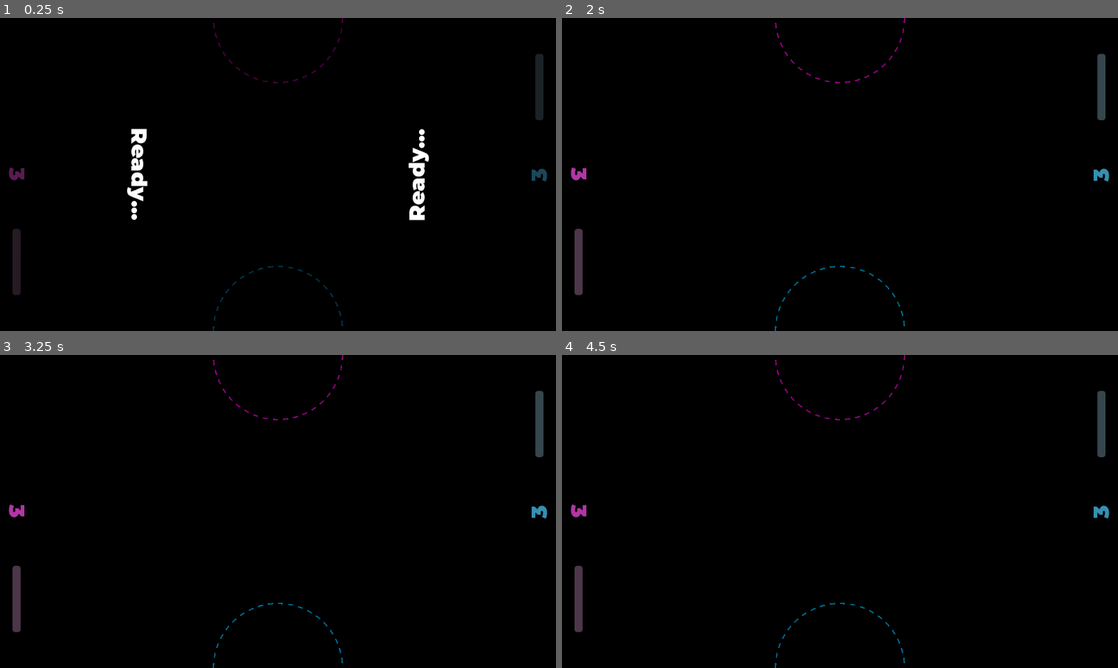
Above: before the commit, frames 1-4 (two rows, left to right).
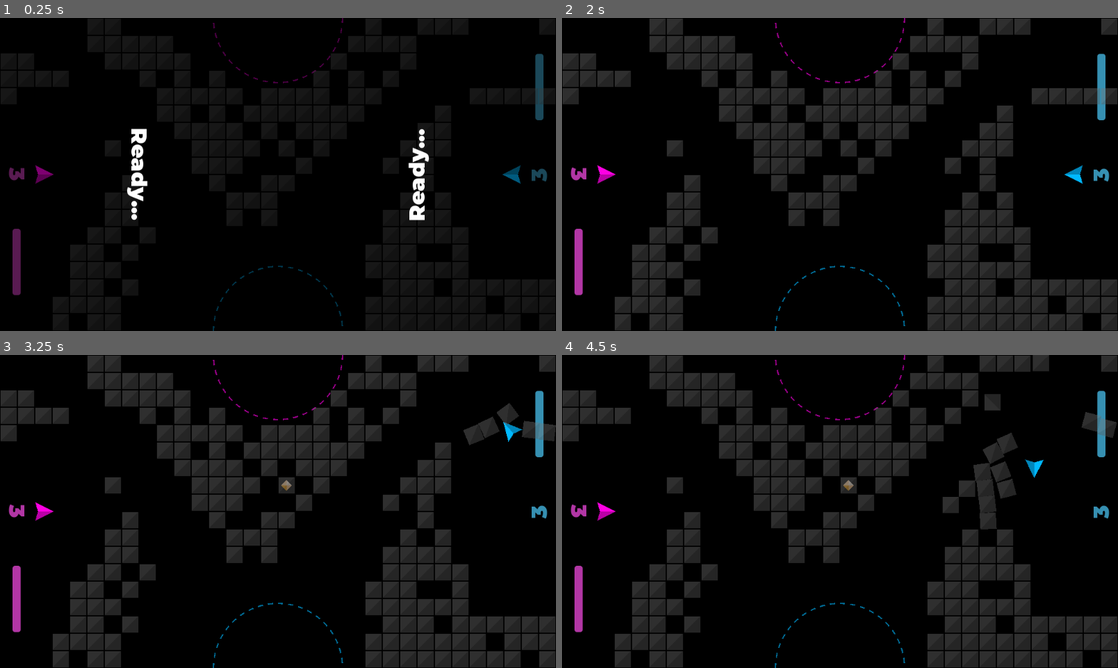
Above: after the commit, the same moments.

Repository: outrightmental/Blockbusters
Game: Godot game, scene res://scenes/play_game.tscn
The game is run twice, just before and just after one commit, with the same random seed, the same clock (stepped at 60 frames per second) and the same inputs. This scene is started directly instead of the project's main scene. Sound files missing from this copy of the repository are replaced by a short silence.
Inputs:
- Up to frame 1 (0.25 s): no input
- Up to frame 2 (2 s): tap Enter (ui_accept) at 0.5, 0.77, 1.25, 1.52 s; hold Right (ui_right) 0.53-1.28 s; hold Down (ui_down) from 1.28 s (still down)
- Up to frame 3 (3.25 s): release Down (ui_down) at 2.03 s; hold Right (ui_right) 2.03-2.78 s; hold Up (ui_up) from 2.78 s (still down); tap Enter (ui_accept) at 3.02 s
- Up to frame 4 (4.5 s): release Up (ui_up) at 3.53 s; hold Left (ui_left) from 3.53 s (still down); tap Enter (ui_accept) at 3.77 s

The runs differ from the first frame. In frame 1, 0.8% of the frame differs, in the area x 2-98%, y 11-89%; in frame 2, 26%; in frame 3, 26%; in frame 4, 26%, in the area x 0-100%, y 0-100%.
Error before the commit: Parse Error: Cannot find member "MOVEMENT" in base "SoundEffectSetting.SOUND_EFFECT_TYPE". (res://models/player/ship.gd:283)

Commit message:
godot ignores wav files

Diff:
--- a/models/player/ship.gd
+++ b/models/player/ship.gd
@@ -280,9 +280,6 @@
 		movement_sound = AudioManager.create_2d_audio_at_location(global_position, SoundEffectSetting.SOUND_EFFECT_TYPE.SHIP_DRIFTS_1 if player_num == 1 else SoundEffectSetting.SOUND_EFFECT_TYPE.SHIP_DRIFTS_2)
 	else:
 		return
-	movement_sound.set_volume_db(AudioManager.get_volume_db(SoundEffectSetting.SOUND_EFFECT_TYPE.MOVEMENT))
-	movement_sound.set_pitch_scale(AudioManager.get_pitch_scale(SoundEffectSetting.SOUND_EFFECT_TYPE.MOVEMENT))
-	movement_sound.play()
 	_update_movement_audio_position()
 
 
Not shown, changed: assets/sound/ship_drifts_1.mp3.import
Not shown, added: design/.gdignore
